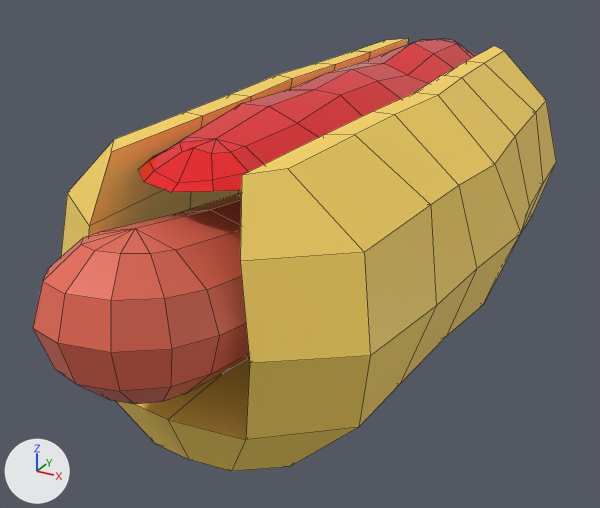
The FBX model Assets/Objects/Models/HotDog.fbx: old version first, new version second.
One viewpoint serves both versions: a 50 mm camera at (0.309, -1.113, 0.463) aimed at (-0.03, -0.496, 0.154). Arrows for +X, +Y and +Z are at lower left; the lights stay in place. Mesh edges are drawn as thin lines. Where no turn or scale is listed for an object, it has been applied to the vertices.

The first picture shows 'Dog1', 'Dog2', 'Dog3', 'Dog4', 'Dog5'.
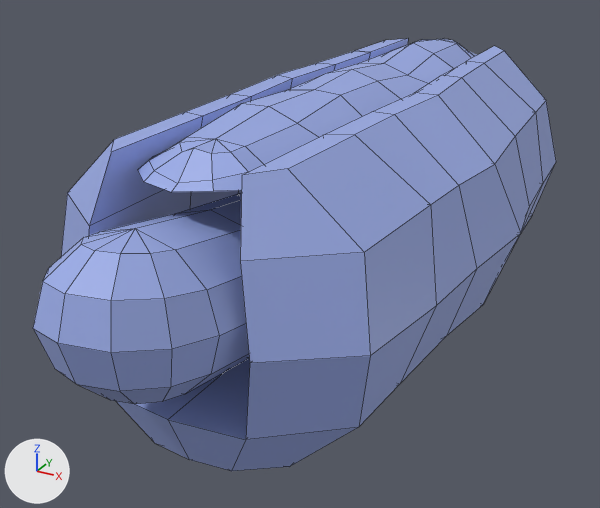
Commit message: added dog

Changed parts and their boxes (x1, y1, x2, y2) in the pictures (600 x 508 px):
'Dog5', recoloured (red to blue): (33, 193, 249, 404) in both
part 1 of me_sphere_002, recoloured (red to blue): (138, 103, 318, 192) in both
part 2 of me_sphere_002, recoloured (yellow to blue): (61, 112, 436, 471) in both
part 3 of me_sphere_007, recoloured (red to blue): (413, 39, 477, 68) in both
part 4 of me_sphere_007, recoloured (yellow to blue): (355, 39, 556, 233) in both
part 5 of me_sphere_005, recoloured (red to blue): (242, 69, 401, 137) in both
part 6 of me_sphere_005, recoloured (yellow to blue): (186, 75, 521, 383) in both
part 7 of me_sphere_004, recoloured (red to blue): (328, 43, 454, 98) in both
part 8 of me_sphere_004, recoloured (yellow to blue): (278, 51, 543, 233) in both

The change, as a diff of the scene's bpy script:
```diff
--- a/Assets/Objects/Models/HotDog.fbx.py
+++ b/Assets/Objects/Models/HotDog.fbx.py
@@ mat_dog @@
+mat_dog = principled_material('Dog')
+mat_dog.base_color = (0.327, 0.412, 0.8)  # blue #9bace7
@@ me_sphere_007 @@
 me_sphere_007.from_pydata(...)  # 122 vertices, 128 faces; spans x -0.139..0.141, y -0.098..0.131, z -0.162..0.095
 # used by ob_dog1; location = (0.0, -0.2209, 0.2273)
-me_sphere_007.materials.append(mat_sausage)  # red #e76955
+# me_sphere_007 part 3: all 24 faces that had it switch from mat_sause (red #e7121b) to mat_dog (blue #9bace7)
+# me_sphere_007 part 4: all 44 faces that had it switch from mat_bulk (yellow #ffda63) to mat_dog (blue #9bace7)
@@ me_sphere @@
 me_sphere.from_pydata(...)  # 66 vertices, 72 faces; spans x -0.058..0.058, y -0.102..0.129, z -0.077..0.062
-me_sphere.materials.append(mat_sausage)  # red #e76955
+me_sphere.materials.append(mat_dog)  # blue #9bace7
@@ me_sphere_005 @@
 me_sphere_005.from_pydata(...)  # 107 vertices, 108 faces; spans x -0.156..0.157, y -0.09..0.092, z -0.15..0.104
 # used by ob_dog3; location = (0.0, -0.5313, 0.216)
-me_sphere_005.materials.append(mat_sausage)  # red #e76955
+# me_sphere_005 part 5: all 12 faces that had it switch from mat_sause (red #e7121b) to mat_dog (blue #9bace7)
+# me_sphere_005 part 6: all 60 faces that had it switch from mat_bulk (yellow #ffda63) to mat_dog (blue #9bace7)
@@ me_sphere_004 @@
 me_sphere_004.from_pydata(...)  # 119 vertices, 120 faces; spans x -0.156..0.157, y -0.091..0.116, z -0.148..0.109
 # used by ob_dog2; location = (0.0, -0.3808, 0.2133)
-me_sphere_004.materials.append(mat_sausage)  # red #e76955
+# me_sphere_004 part 7: all 12 faces that had it switch from mat_sause (red #e7121b) to mat_dog (blue #9bace7)
+# me_sphere_004 part 8: all 60 faces that had it switch from mat_bulk (yellow #ffda63) to mat_dog (blue #9bace7)
@@ me_sphere_002 @@
 me_sphere_002.from_pydata(...)  # 72 vertices, 68 faces; spans x -0.141..0.142, y -0.075..0.078, z -0.167..0.085
 # used by ob_dog4; location = (-0.0001, -0.6636, 0.233)
+# me_sphere_002 part 1: all 24 faces that had it switch from mat_sause (red #e7121b) to mat_dog (blue #9bace7)
+# me_sphere_002 part 2: all 44 faces that had it switch from mat_bulk (yellow #ffda63) to mat_dog (blue #9bace7)
```
